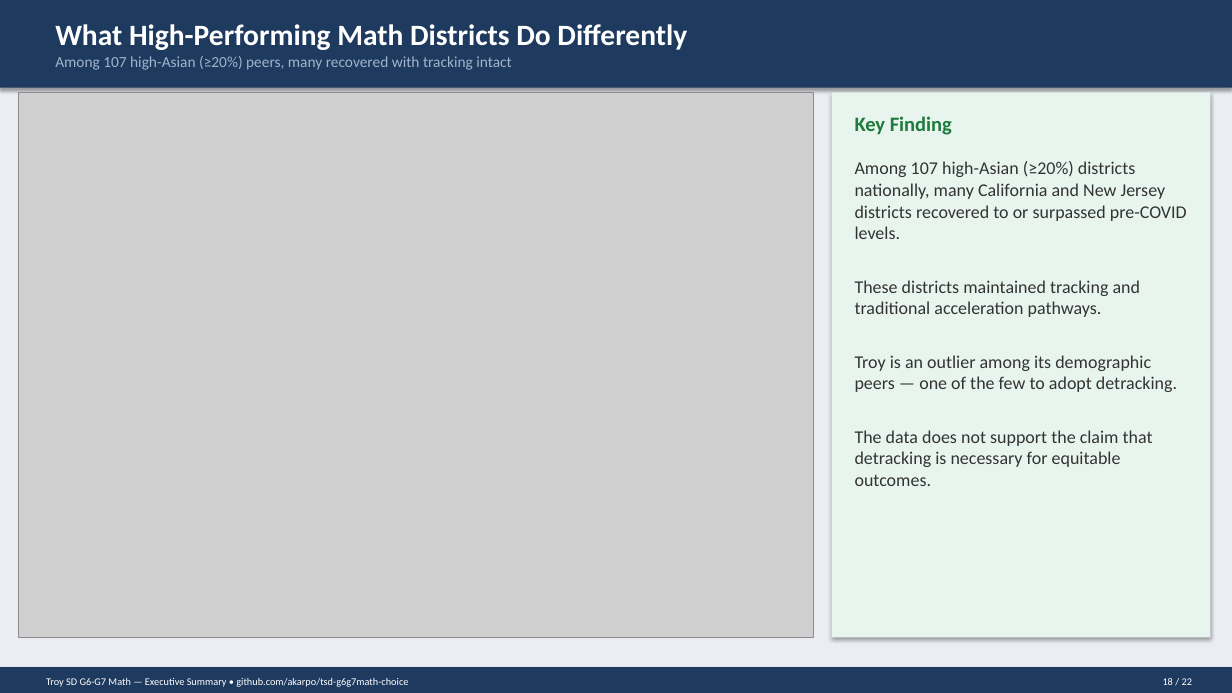
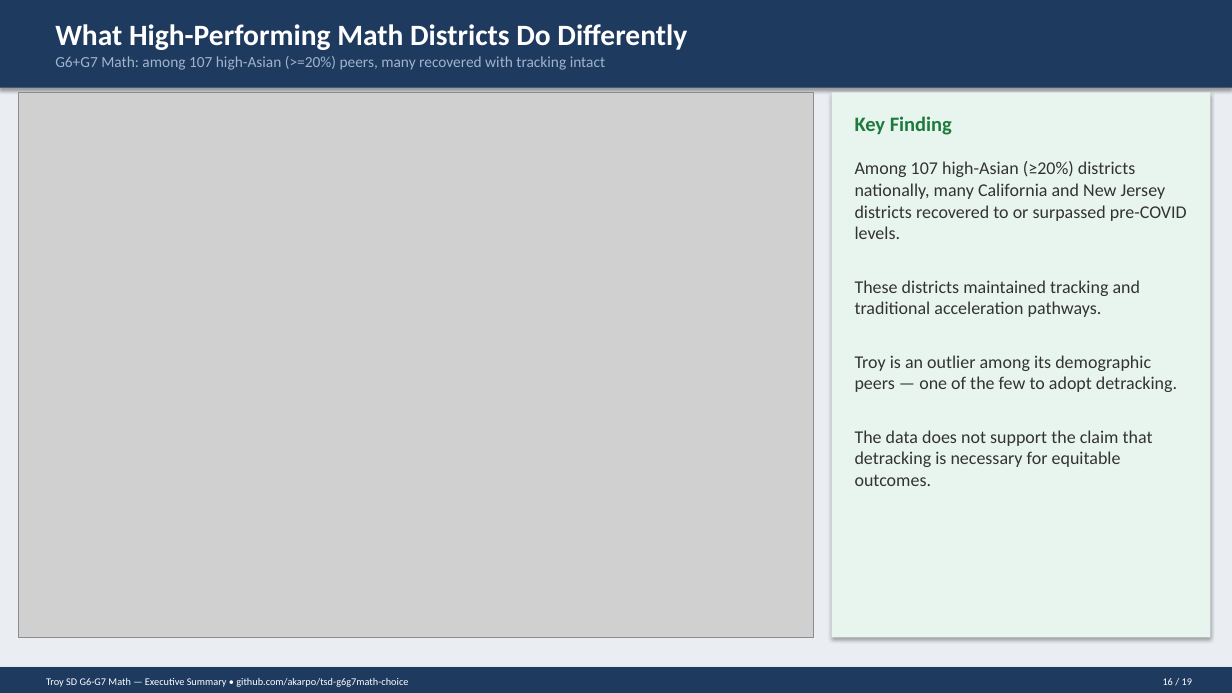
Before and after one commit to akarpo/tsd-g6g7math-choice, a slide deck: slide 16 of deck/Troy_G6G7_Math_Executive_Summary.pptx (slide 18 before the commit). Drawn at 1232x693 pixels with LibreOffice and Linux fonts; fonts in the diff are those of the drawing; grey boxes stand for pictures. Boxes give left, top, right and bottom in pixels: in the first picture for what was removed or moved away, otherwise in the second. Text is boxed around its words. In the diff, an @@ line names an element or a change of style, - is before the commit and + after.

```diff
--- a/deck/Troy_G6G7_Math_Executive_Summary.pptx
+++ b/deck/Troy_G6G7_Math_Executive_Summary.pptx
@@ text at bbox=[55, 56, 605, 70]: text changed @@
-Among 107 high-Asian (≥20%) peers, many recovered with tracking intact
+G6+G7 Math: among 107 high-Asian (>=20%) peers, many recovered with tracking intact
@@ text at bbox=[1163, 678, 1192, 685]: text changed @@
-18 / 22
+16 / 19
```
Also in this commit, not shown: 18 other slides changed, 3 slides removed, 23 other files.
